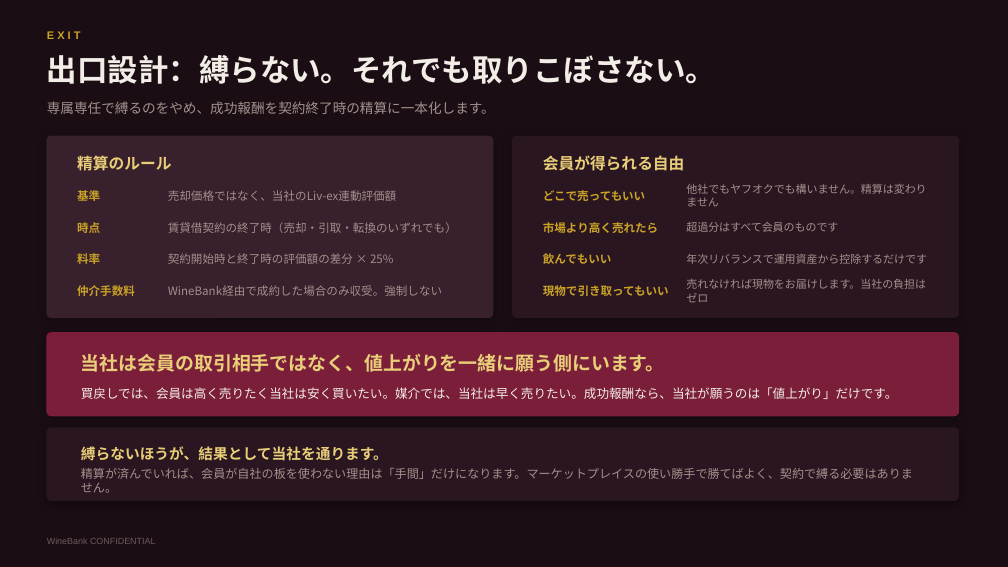
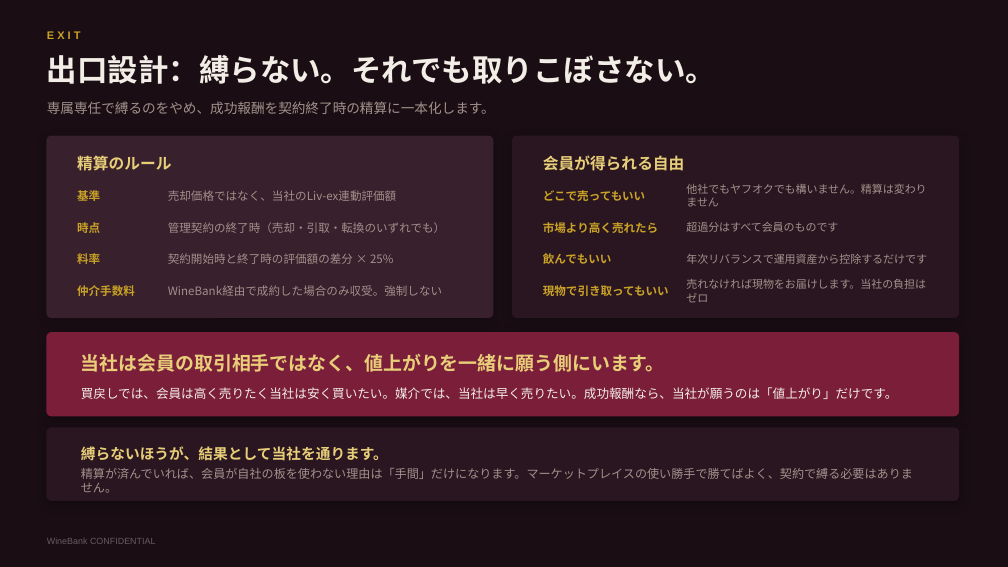
Before and after one commit to nakano-winebank/wine-auction, a slide deck: slide 22 of 提案資料/WineBank_ワインマイル経済圏構想.pptx. Drawn at 1008x567 pixels with LibreOffice and Linux fonts; fonts in the diff are those of the drawing. Boxes give left, top, right and bottom in pixels: in the first picture for what was removed or moved away, otherwise in the second. Text is boxed around its words. In the diff, an @@ line names an element or a change of style, - is before the commit and + after.

```diff
--- a/提案資料/WineBank_ワインマイル経済圏構想.pptx
+++ b/提案資料/WineBank_ワインマイル経済圏構想.pptx
@@ text at [168,222,445,233]: text changed @@
-賃貸借契約の終了時（売却・引取・転換のいずれでも）
+管理契約の終了時（売却・引取・転換のいずれでも）
```
Also in this commit, not shown: 5 other slides changed, 4 other files.
